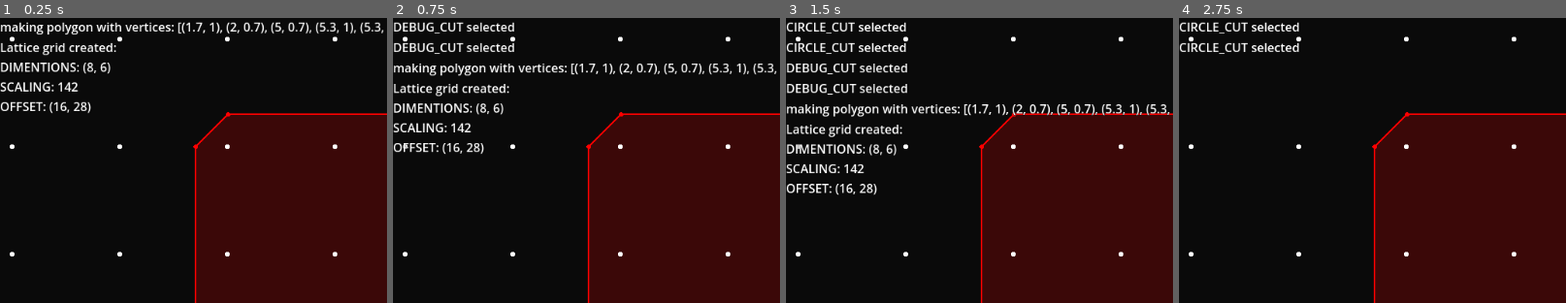
Above: before the commit, frames 1-4 (left to right).
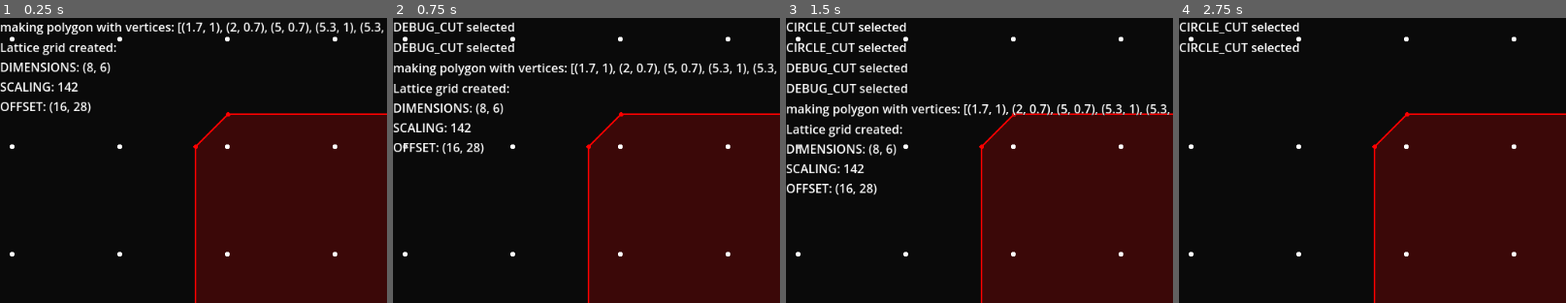
Above: after the commit, the same moments.

Repository: bigkwii/cutting-plane-game-2
Game: Godot game, scene res://scenes/testing/test.tscn
The game is run twice, just before and just after one commit, with the same random seed, the same clock (stepped at 60 frames per second) and the same inputs. The project has no main scene, so this scene is started directly.
Inputs:
- Up to frame 1 (0.25 s): no input
- Up to frame 2 (0.75 s): click "debug cut" at 0.5 s
- Up to frame 3 (1.5 s): click "circle" at 1.25 s
- Up to frame 4 (2.75 s): click "gomory" at 2 s
The pictures show only the part of the screen within x 0-50%, y 0-50%; the shares and areas given below are measured in that part.

The runs differ from the first frame. In frame 1, 0.2% of the frame differs, in the area x 10-29%, y 15-20%; in frame 2, 0.2%; in frame 3, 0.2%; in frame 4, nothing differs.

Commit message:
stupid typo

Diff:
--- a/autoload/defaults.gd
+++ b/autoload/defaults.gd
@@ -7,7 +7,7 @@
 ## !!! CONSIDER CHANGING THE NAME OF THIS AUTOLOAD !!!
 ## !!!!!!!!!!!!!!!!!!!!!!!!!!!!!!!!!!!!!!!!!!!!!!!!!!!
 
-@export var DIMENTIONS: Vector2 = Vector2(8, 6)
+@export var DIMENSIONS: Vector2 = Vector2(8, 6)
 @export var SCALING: int = 142
 @export var OFFSET: Vector2 = Vector2(16, 28)
 @export var COLOR: Color = Color(0.8, 0.8, 0.8)
--- a/scenes/testing/cut_vfx.tscn
+++ b/scenes/testing/cut_vfx.tscn
@@ -1,6 +1,45 @@
 [gd_scene load_steps=5 format=3 uid="uid://btapwk71vhkxa"]
 
 [ext_resource type="Script" path="res://scenes/testing/cut_vfx.gd" id="1_m7fnf"]
+
+[sub_resource type="Animation" id="Animation_7r3be"]
+length = 0.001
+tracks/0/type = "value"
+tracks/0/imported = false
+tracks/0/enabled = true
+tracks/0/path = NodePath("after_image:width")
+tracks/0/interp = 1
+tracks/0/loop_wrap = true
+tracks/0/keys = {
+"times": PackedFloat32Array(0),
+"transitions": PackedFloat32Array(1),
+"update": 0,
+"values": [1.0]
+}
+tracks/1/type = "value"
+tracks/1/imported = false
+tracks/1/enabled = true
+tracks/1/path = NodePath("after_image:default_color")
+tracks/1/interp = 1
+tracks/1/loop_wrap = true
+tracks/1/keys = {
+"times": PackedFloat32Array(0),
+"transitions": PackedFloat32Array(1),
+"update": 0,
+"values": [Color(1, 1, 1, 0)]
+}
+tracks/2/type = "value"
+tracks/2/imported = false
+tracks/2/enabled = true
+tracks/2/path = NodePath("solid:default_color")
+tracks/2/interp = 1
+tracks/2/loop_wrap = true
+tracks/2/keys = {
+"times": PackedFloat32Array(0),
+"transitions": PackedFloat32Array(1),
+"update": 0,
+"values": [Color(1, 1, 1, 0)]
+}
 
 [sub_resource type="Animation" id="Animation_gbqwp"]
 resource_name = "cut"
@@ -43,45 +82,6 @@
 "values": [Color(1, 1, 1, 1), Color(1, 1, 1, 1), Color(1, 1, 1, 0)]
 }
 
-[sub_resource type="Animation" id="Animation_7r3be"]
-length = 0.001
-tracks/0/type = "value"
-tracks/0/imported = false
-tracks/0/enabled = true
-tracks/0/path = NodePath("after_image:width")
-tracks/0/interp = 1
-tracks/0/loop_wrap = true
-tracks/0/keys = {
-"times": PackedFloat32Array(0),
-"transitions": PackedFloat32Array(1),
-"update": 0,
-"values": [1.0]
-}
-tracks/1/type = "value"
-tracks/1/imported = false
-tracks/1/enabled = true
-tracks/1/path = NodePath("after_image:default_color")
-tracks/1/interp = 1
-tracks/1/loop_wrap = true
-tracks/1/keys = {
-"times": PackedFloat32Array(0),
-"transitions": PackedFloat32Array(1),
-"update": 0,
-"values": [Color(1, 1, 1, 0)]
-}
-tracks/2/type = "value"
-tracks/2/imported = false
-tracks/2/enabled = true
-tracks/2/path = NodePath("solid:default_color")
-tracks/2/interp = 1
-tracks/2/loop_wrap = true
-tracks/2/keys = {
-"times": PackedFloat32Array(0),
-"transitions": PackedFloat32Array(1),
-"update": 0,
-"values": [Color(1, 1, 1, 0)]
-}
-
 [sub_resource type="AnimationLibrary" id="AnimationLibrary_dtyw4"]
 _data = {
 "RESET": SubResource("Animation_7r3be"),
--- a/scenes/testing/lattice_grid.gd
+++ b/scenes/testing/lattice_grid.gd
@@ -5,7 +5,7 @@
 
 # -- vars --
 ## Dimensions of the grid. How many rows and columns of lattice points.
-@export var DIMENTIONS: Vector2 = DEFAULTS.DIMENTIONS
+@export var DIMENSIONS: Vector2 = DEFAULTS.DIMENSIONS
 ## Scaling factor for the lattice points. To convert from lattice coordinates to screen coordinates.
 @export var SCALING: int = DEFAULTS.SCALING
 ## Offset from the game origin to the grid origin.
@@ -34,8 +34,8 @@
 
 ## Makes the grid
 func _make_lattice_grid() -> void:
-	for x in range(DIMENTIONS.x):
-		for y in range(DIMENTIONS.y):
+	for x in range(DIMENSIONS.x):
+		for y in range(DIMENSIONS.y):
 			_add_new_lattice_point(Vector2(x, y))
-	DEBUG.log("Lattice grid created:\nDIMENTIONS: %s\nSCALING: %s\nOFFSET: %s"
-			  % [DIMENTIONS, SCALING, OFFSET])
+	DEBUG.log("Lattice grid created:\nDIMENSIONS: %s\nSCALING: %s\nOFFSET: %s"
+			  % [DIMENSIONS, SCALING, OFFSET])
Not shown, changed: NOTES.md
